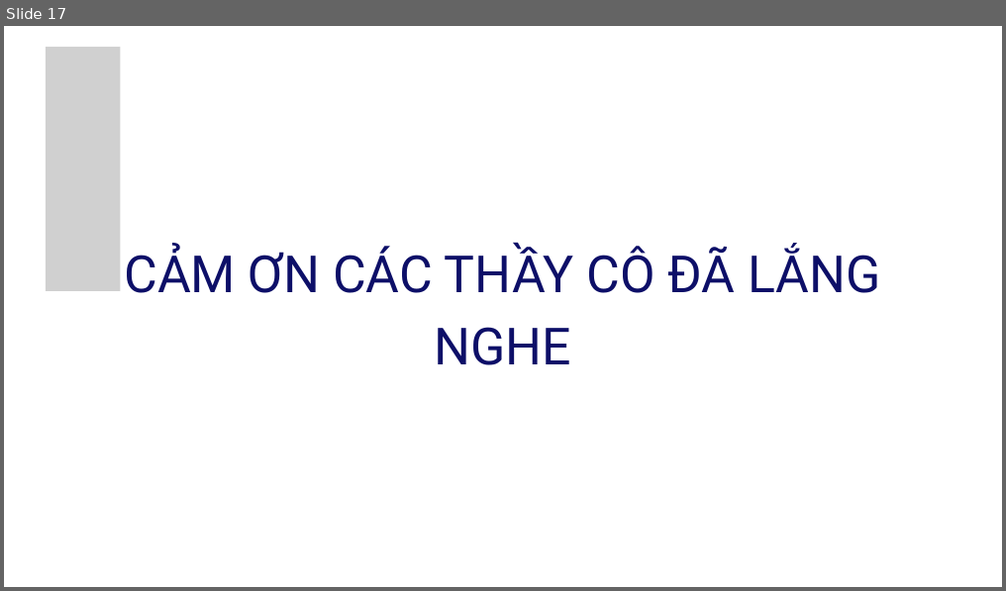
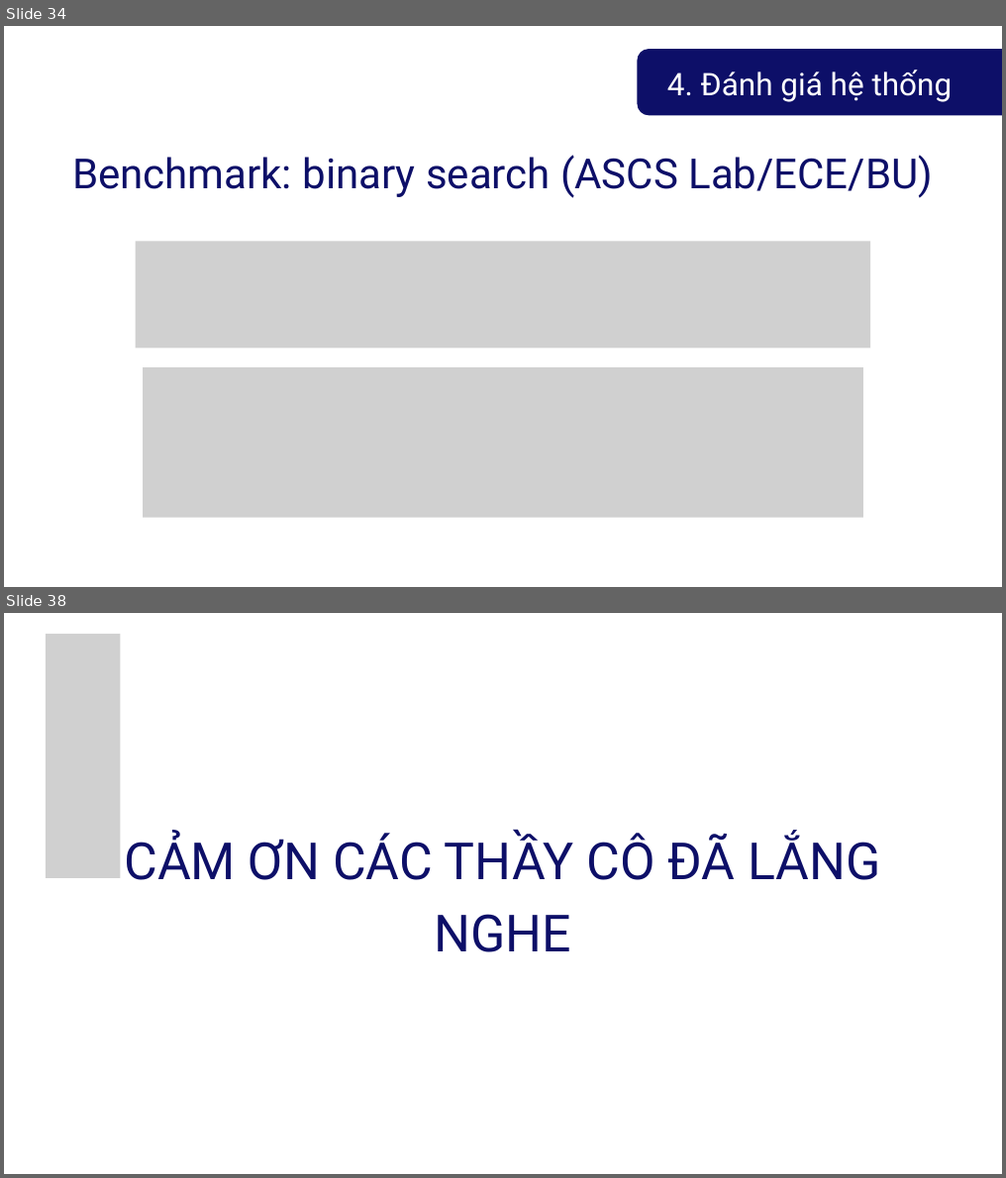
Before and after one commit to Stork1323/riscv_cache, a slide deck: Documents/Presentation for Project 2.pptx. Shown one above the other, each under a label of ours: slide 17 before the commit, slides 34 and 38 after it; the slides between them are not shown. The pictures are 1006x591 and 1006x1178 pixels, drawn with LibreOffice and Linux fonts; fonts in the diff are those of the drawing; grey boxes stand for pictures. Boxes give left, top, right and bottom in pixels: in the first picture for what was removed or moved away, otherwise in the second. Text is boxed around its words. In the diff, an @@ line names an element or a change of style, - is before the commit and + after.

```diff
--- a/Documents/Presentation for Project 2.pptx
+++ b/Documents/Presentation for Project 2.pptx
@@ slide 34 added at bbox=[4, 26, 1002, 587], background #FFFFFF @@
@@ freeform shape added at bbox=[638, 49, 1002, 115], fill #0D0F68 @@
@@ text added at bbox=[667, 70, 952, 102], 45 pt, text #FFFFFF @@
+4. Đánh giá hệ thống
@@ text added at bbox=[72, 155, 933, 198], 60 pt, text #0D0F68 @@
+Benchmark: binary search (ASCS Lab/ECE/BU)
@@ picture added at bbox=[136, 242, 870, 349] @@
@@ picture added at bbox=[143, 368, 863, 518] @@
@@ what was slide 17 is now slide 38 @@
```
Also in this commit, not shown: 23 other slides added.
